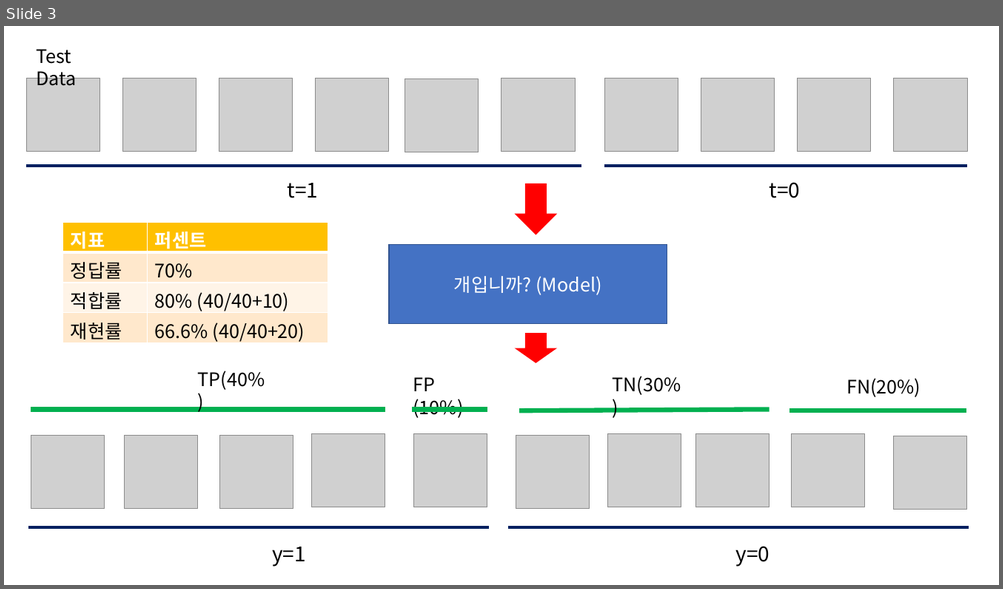
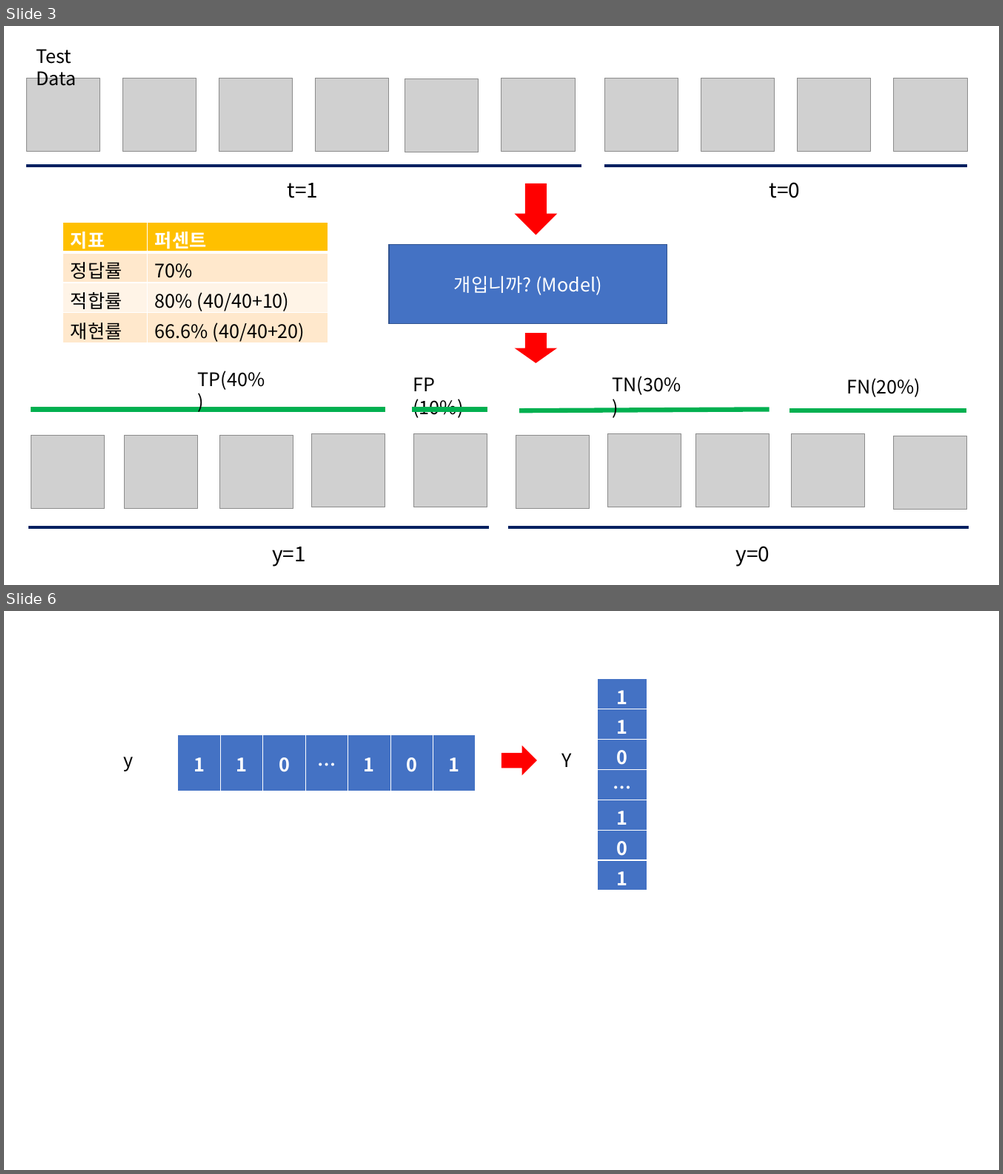
Before and after one commit to bn3monkey/MachineLearning, a slide deck: 3_7_model_evaluation/model_evaluation.pptx. Shown one above the other, each under a label of ours: slide 3 before the commit, slides 3 and 6 after it; the slides between them are not shown. The pictures are 1003x589 and 1003x1174 pixels, drawn with LibreOffice and Linux fonts; fonts in the diff are those of the drawing; grey boxes stand for pictures. Boxes give left, top, right and bottom in pixels: in the first picture for what was removed or moved away, otherwise in the second. Text is boxed around its words. In the diff, an @@ line names an element or a change of style, - is before the commit and + after.

```diff
--- a/3_7_model_evaluation/model_evaluation.pptx
+++ b/3_7_model_evaluation/model_evaluation.pptx
@@ slide 6 added at bbox=[4, 611, 999, 1170], background #FFFFFF @@
@@ table added at bbox=[597, 679, 647, 891], 7 rows, 1 columns @@
+1
+1
+0
+…
+1
+0
+1
@@ table added at bbox=[178, 735, 475, 792], 1 rows, 7 columns @@
+1 | 1 | 0 | … | 1 | 0 | 1
@@ text added at bbox=[123, 757, 133, 772], 18 pt, text #000000 @@
+y
@@ right arrow added at bbox=[502, 745, 538, 775], fill #FF0000 @@
@@ text added at bbox=[561, 753, 571, 767], 18 pt, text #000000 @@
+Y
```
Also in this commit, not shown: 3 other slides added, 5 other files.
